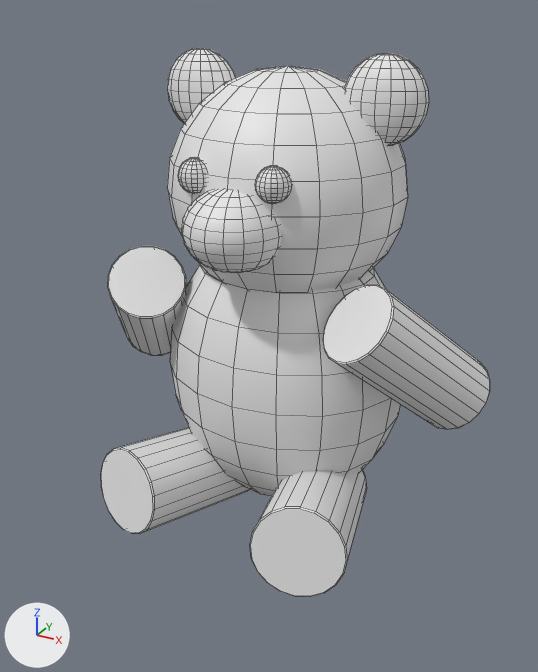
Before and after pictures for a commit that changed the Blender file assets_src/blend/props/teddy_bear.blend.
Camera for both pictures: a camera (50 mm lens) standing at (0.387, -0.745, 0.605) and looking at (0.008, -0.056, 0.261). Arrows for +X, +Y and +Z are at lower left; the lights stay in place. The older version comes first. Mesh edges are drawn as thin lines. Materials are left out; every surface is plain grey.

Before the edit, the objects in view are built like this:
```python
me_sphere = bpy.data.meshes.new('Sphere')
me_sphere.from_pydata(...)  # 1720 vertices, 1760 faces; spans x -0.249..0.249, y -0.201..0.13, z 0.003..0.565
me_sphere.polygons.foreach_set('use_smooth', [True] * 1760)
# faces by material slot: [1328, 432]
me_sphere.materials.append(mat_teddyfur)
me_sphere.materials.append(mat_teddyeye)
ob_teddybear = bpy.data.objects.new('TeddyBear', me_sphere)
ob_teddybear.location = (0.0, 0.0, 0.0)
```
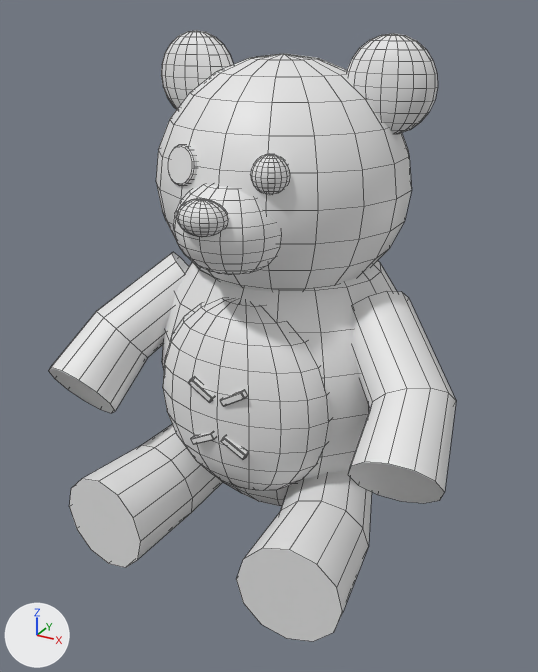
Where the change shows, as pixel boxes [x1, y1, x2, y2] in the pictures (538 x 672 px; the box of a moved part takes in the faces that stretch with it):
'TeddyBear', reshaped (11% taller)
    before: [101, 48, 490, 597]
    after: [48, 30, 456, 642]
part 1 of me_sphere, added
    after: [162, 261, 397, 506]
part 2 of me_sphere, added
    after: [163, 298, 330, 491]
part 3 of me_sphere, added
    after: [156, 53, 411, 291]
part 4 of me_sphere, added
    after: [161, 30, 233, 109]
part 5 of me_sphere, added
    after: [346, 33, 438, 134]
part 6 of me_sphere, added
    after: [176, 198, 228, 237]
part 7 of me_sphere, moved or reshaped
    before: [108, 246, 186, 356]
    after: [168, 145, 197, 186]
part 8 of me_sphere, moved or reshaped
    before: [255, 166, 292, 204]
    after: [250, 154, 290, 194]
part 9 of me_sphere, rebuilt (35% narrower, 46% taller)
    before: [323, 285, 490, 430]
    after: [348, 291, 456, 503]
part 10 of me_sphere, rebuilt
    before: [101, 428, 250, 534]
    after: [69, 424, 223, 568]
part 11 of me_sphere, rebuilt (16% wider, 34% taller)
    before: [250, 470, 367, 597]
    after: [236, 471, 372, 642]
part 12 of me_sphere, added
    after: [188, 377, 214, 403]
part 13 of me_sphere, added
    after: [220, 390, 248, 406]
part 14 of me_sphere, added
    after: [191, 432, 215, 444]
part 15 of me_sphere, added
    after: [221, 436, 249, 460]
part 16 of me_sphere, added
    after: [48, 252, 189, 413]
part 17 of me_sphere, deleted
    before: [178, 157, 206, 193]
part 18 of me_sphere, deleted
    before: [167, 48, 235, 123]
part 19 of me_sphere, deleted
    before: [344, 53, 429, 146]
part 20 of me_sphere, built on
    before: [167, 65, 408, 496]
    after: [173, 185, 280, 274]

The change, as a list of edits to the scene's bpy script:
```text
Change me_sphere:
    used by ob_teddybear; location = (0.0, 0.0, 0.0)
    remove me_sphere.from_pydata(...)  # 1720 vertices, 1760 faces; spans x -0.249..0.249, y -0.201..0.13, z 0.003..0.565
    add me_sphere.from_pydata(...)  # 2048 vertices, 2110 faces; spans x -0.248..0.248, y -0.226..0.138, z 0.002..0.583
    me_sphere part 1: a new loose piece, a UV sphere (18 segments, 12 rings, poles along z) spanning x -0.158..0.158, y -0.138..0.138, z 0.011..0.389
    me_sphere part 2: a new loose piece, a UV sphere (18 segments, 12 rings, poles along z) spanning x -0.108..0.108, y -0.158..-0.032, z 0.079..0.321
    me_sphere part 3: a new loose piece, a UV sphere (18 segments, 12 rings, poles along z) spanning x -0.141..0.141, y -0.145..0.125, z 0.298..0.562
    me_sphere part 4: a new loose piece, a UV sphere (18 segments, 12 rings, poles along z) spanning x -0.162..-0.068, y -0.026..0.026, z 0.487..0.583
    me_sphere part 5: a new loose piece, a UV sphere (18 segments, 12 rings, poles along z) spanning x 0.068..0.162, y -0.026..0.026, z 0.487..0.583
    me_sphere part 6: a new loose piece, a UV sphere (18 segments, 12 rings, poles along z) spanning x -0.026..0.026, y -0.192..-0.152, z 0.407..0.443
    me_sphere part 7: the loose piece of 80 vertices spanning x -0.249..-0.091, y -0.131..0.051, z 0.17..0.35 is multiplied about its middle by the matrix ((0.342, 0.028, -0.241), (-0.101, 0.098, 0.065), (0.163, 0.32, 0.233)), then moved by (0.122, -0.088, 0.202)
    me_sphere part 8: the loose piece of 200 vertices spanning x 0.027..0.063, y -0.133..-0.097, z 0.432..0.468 is moved by (0.003, -0.011, 0.012)
    me_sphere part 9: the loose piece of 80 vertices spanning x 0.091..0.249, y -0.131..0.051, z 0.17..0.35 is rebuilt with 36 vertices and now spans x 0.088..0.248, y -0.178..0.014, z 0.141..0.332
    me_sphere part 10: the loose piece of 80 vertices spanning x -0.163..-0.017, y -0.201..0.001, z 0.003..0.137 is rebuilt with 36 vertices and now spans x -0.178..-0.034, y -0.226..-0.002, z 0.002..0.136
    me_sphere part 11: the loose piece of 80 vertices spanning x 0.017..0.163, y -0.201..0.001, z 0.003..0.137 is rebuilt with 36 vertices and now spans x 0.034..0.178, y -0.226..-0.002, z 0.002..0.136
    me_sphere part 12: a new loose piece of 56 vertices spanning x -0.035..-0.005, y -0.159..-0.151, z 0.219..0.241
    me_sphere part 13: a new loose piece of 56 vertices spanning x 0.005..0.035, y -0.159..-0.151, z 0.219..0.241
    me_sphere part 14: a new loose piece of 56 vertices spanning x -0.036..-0.004, y -0.159..-0.151, z 0.159..0.181
    me_sphere part 15: a new loose piece of 56 vertices spanning x 0.004..0.036, y -0.159..-0.151, z 0.159..0.181
    me_sphere part 16: a new loose piece of 36 vertices spanning x -0.248..-0.088, y -0.178..0.014, z 0.141..0.332
    me_sphere part 17: the loose piece of 200 vertices spanning x -0.063..-0.027, y -0.133..-0.097, z 0.432..0.468 is deleted
    me_sphere part 18: the loose piece of 200 vertices spanning x -0.154..-0.066, y -0.027..0.027, z 0.475..0.565 is deleted
    me_sphere part 19: the loose piece of 200 vertices spanning x 0.066..0.154, y -0.027..0.027, z 0.475..0.565 is deleted
    me_sphere part 20: 598 vertices removed from x -0.148..0.148, y -0.17..0.13, z 0.02..0.55; 198 vertices added at x -0.06..0.06, y -0.179..-0.051, z 0.356..0.454
```
